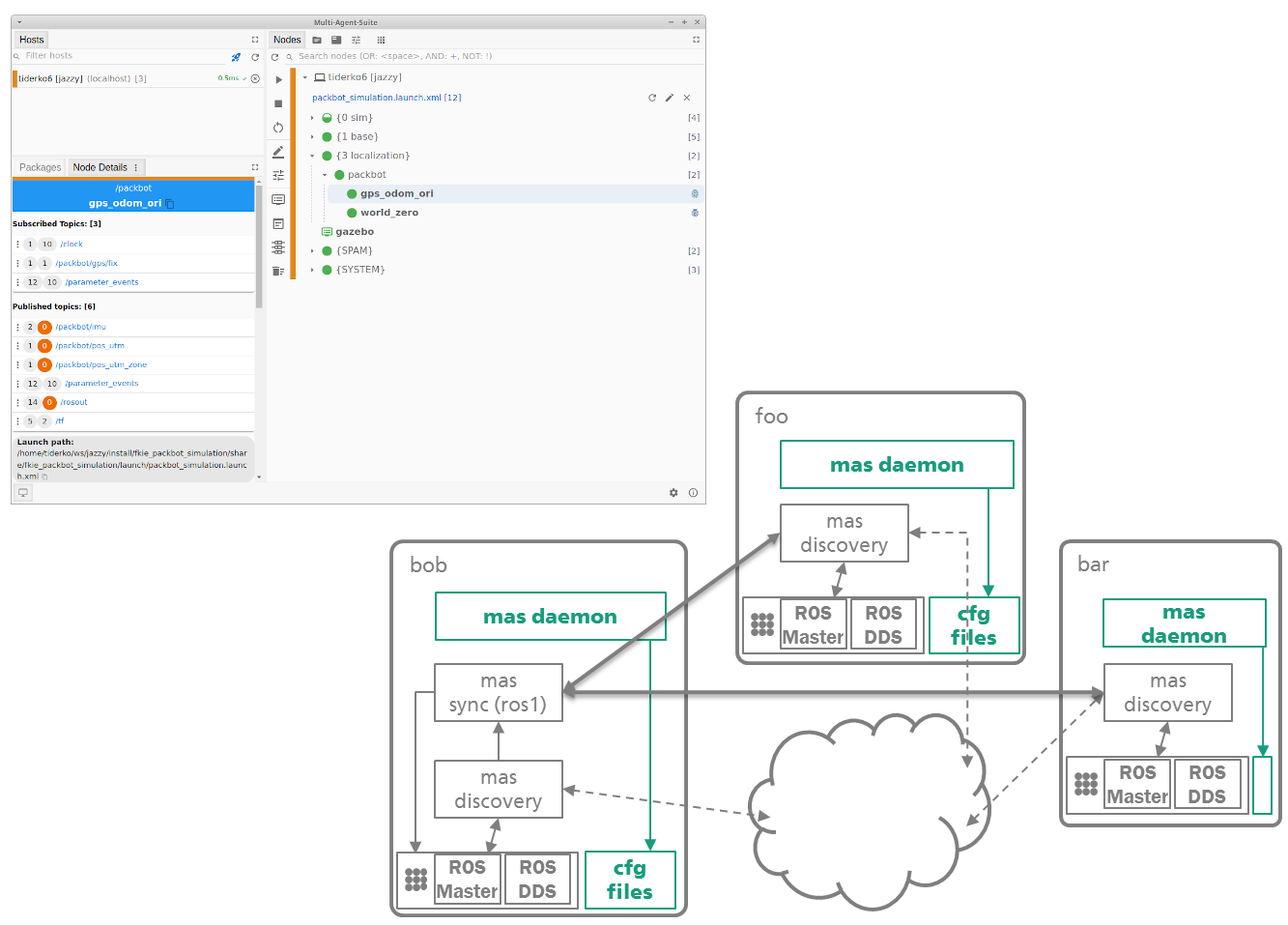
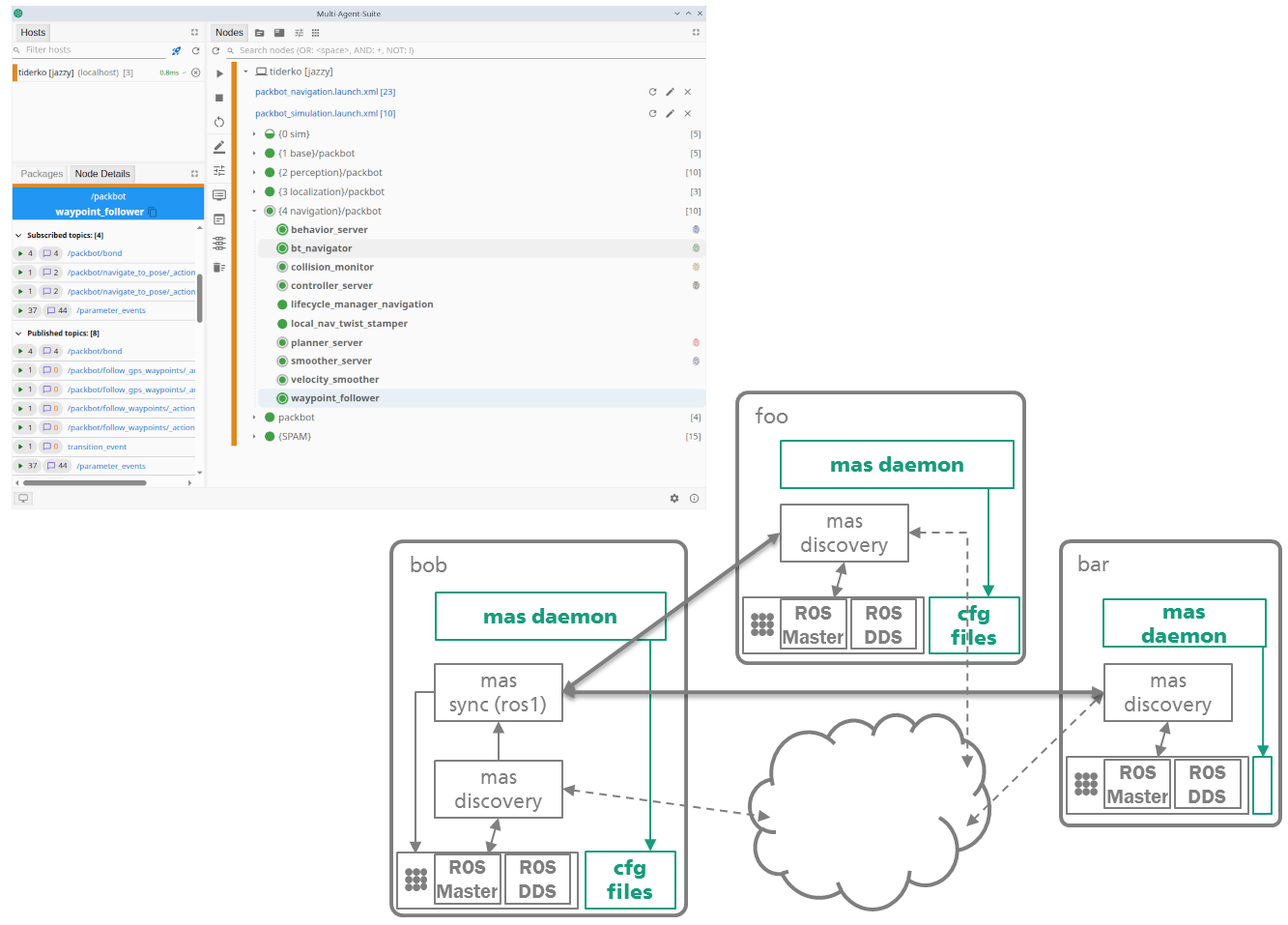
Layer changes from the first 1288 × 925 image to the second:
painted on "Pasted Layer" over [10, 5, 707, 510]
